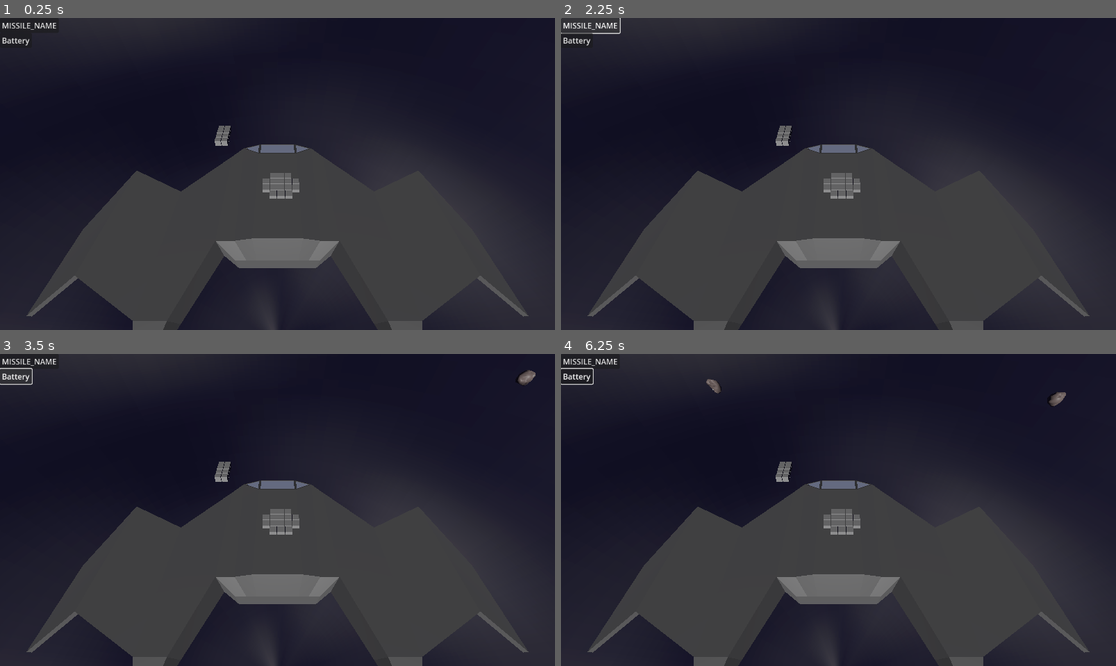
Above: before the commit, frames 1-4 (two rows, left to right).
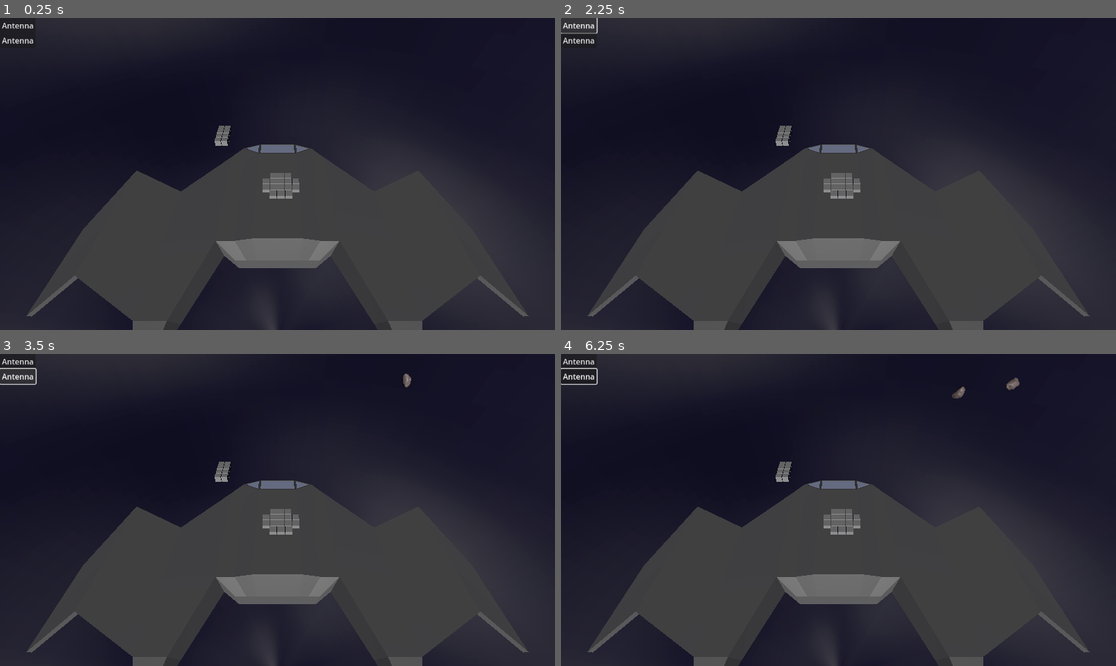
Above: after the commit, the same moments.

Repository: Xwilarg/LudumDare54
Game: Godot game, scene res://Scenes/Main.tscn
Two runs of this game, one before a commit and one after it. Both use one fixed random seed, a clock stepped at 60 frames per second and the inputs below. Video files are missing from this copy of the repository; at most half a second of black plays in their place.
Inputs (mouse positions are in pixels of both pictures, inside the frame that each line leads up to):
- Up to frame 1 (0.25 s): no input
- Up to frame 2 (2.25 s): click "MISSILE_NAME" (after the commit: "Antenna") at 0.5 s; click "Battery" (after the commit: "Antenna") at 1.25 s; click "MISSILE_NAME" (after the commit: "Antenna") at 2 s
- Up to frame 3 (3.5 s): click "Battery" (after the commit: "Antenna") at 2.75 s
- Up to frame 4 (6.25 s): click "MISSILE_NAME" (after the commit: "Antenna") at 3.5 s; click "Battery" (after the commit: "Antenna") at 4.25 s; move the mouse to (960, 494) at 5.02 s; click (960, 494) at 5.17 s; move the mouse to (727, 525) at 5.77 s; click (727, 525) at 5.92 s

The runs differ from the first frame. In frame 1, 0.2% of the frame differs, in the area x 0-11%, y 1-9%; in frame 2, 0.2%; in frame 3, 0.4%; in frame 4, 0.5%, in the area x 0-91%, y 1-17%.

Commit message:
Add cat video

Diff:
--- a/Cards/MainDeck.json
+++ b/Cards/MainDeck.json
@@ -1,26 +1,4 @@
 [
-	{
-		"name": "flak",
-		"model": "size2Guns",
-		"materialOverride": "",
-		"size": "S2",
-		"effects": {
-			"ATK_RED": 25,
-			"ATK_GRN": 10,
-			"ATK_BLU": 5
-		},
-		"energyCost": 10
-	},
-	{
-		"name": "battery",
-		"model": "batteryPack",
-		"materialOverride": "",
-		"size": "S1",
-		"effects": {
-			"ENG": 25
-		},
-		"energyCost": 0
-	},
 	{
 		"name": "antenna",
 		"model": "satelliteDish",
@@ -30,29 +8,5 @@
 			"VID": 1
 		},
 		"energyCost": 5
-	},
-	{
-		"name": "laser",
-		"model": "size2Guns",
-		"materialOverride": "",
-		"size": "S2",
-		"effects": {
-			"ATK_RED": 10,
-			"ATK_GRN": 25,
-			"ATK_BLU": 5
-		},
-		"energyCost": 0
-	},
-	{
-		"name": "missile",
-		"model": "size2Guns",
-		"materialOverride": "",
-		"size": "S2",
-		"effects": {
-			"ATK_RED": 5,
-			"ATK_GRN": 5,
-			"ATK_BLU": 40
-		},
-		"energyCost": 10
 	}
 ]
--- a/Scenes/Main.tscn
+++ b/Scenes/Main.tscn
@@ -50,6 +50,12 @@
 text = "Test"
 script = ExtResource("3_h2t67")
 
+[node name="VideoStreamPlayer" type="VideoStreamPlayer" parent="UI"]
+layout_mode = 0
+offset_top = 422.0
+offset_right = 279.0
+offset_bottom = 645.0
+
 [node name="AsteroidManager" type="Node" parent="." node_paths=PackedStringArray("spaceship")]
 script = ExtResource("6_r6njy")
 spaceship = NodePath("../spaceship")
--- a/Scripts/CardManager.gd
+++ b/Scripts/CardManager.gd
@@ -7,6 +7,8 @@
 
 var _energy_max: int = 100
 var _energy_used: int = 0
+
+var catVideo = preload("res://Videos/catVideo1.ogv")
 
 func can_be_placed(card: Card) -> bool:
 	if _energy_used + card.energyCost > _energy_max:
@@ -43,6 +45,10 @@
 	if item.card.effects.has("ENG"):
 		_energy_used -= int(item.card.effects["ENG"])
 		update_ui()
+	if item.card.effects.has("VID"):
+		var player: VideoStreamPlayer = get_node("/root/Root/UI/VideoStreamPlayer")
+		player.stream = catVideo
+		player.play()
 	print("[CM] " + item.card.name + " placed, energy left: " + str(_energy_max - _energy_used))
 
 func delete_item(node: Node3D):
@@ -52,6 +58,8 @@
 				_energy_used += int(item.card.effects["ENG"])
 				update_ui()
 			_items.erase(item)
+			if len(get_effect("VID")) == 0:
+				get_node("/root/Root/UI/VideoStreamPlayer").stream = null
 
 func update_ui():
 	pass
Not shown, added: Videos/catVideo1.ogv
